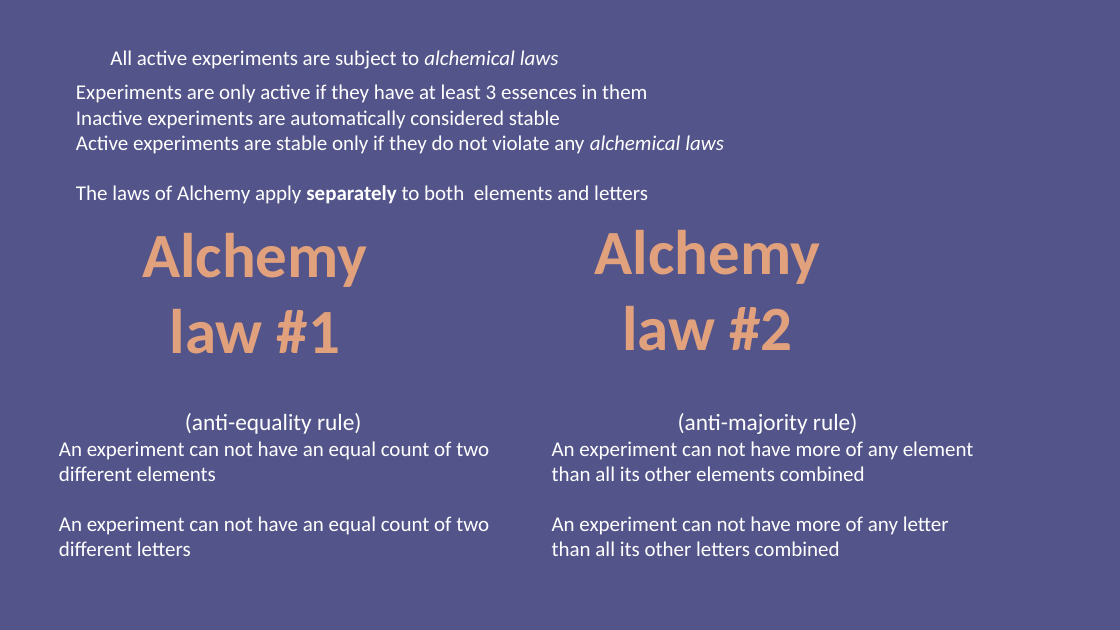
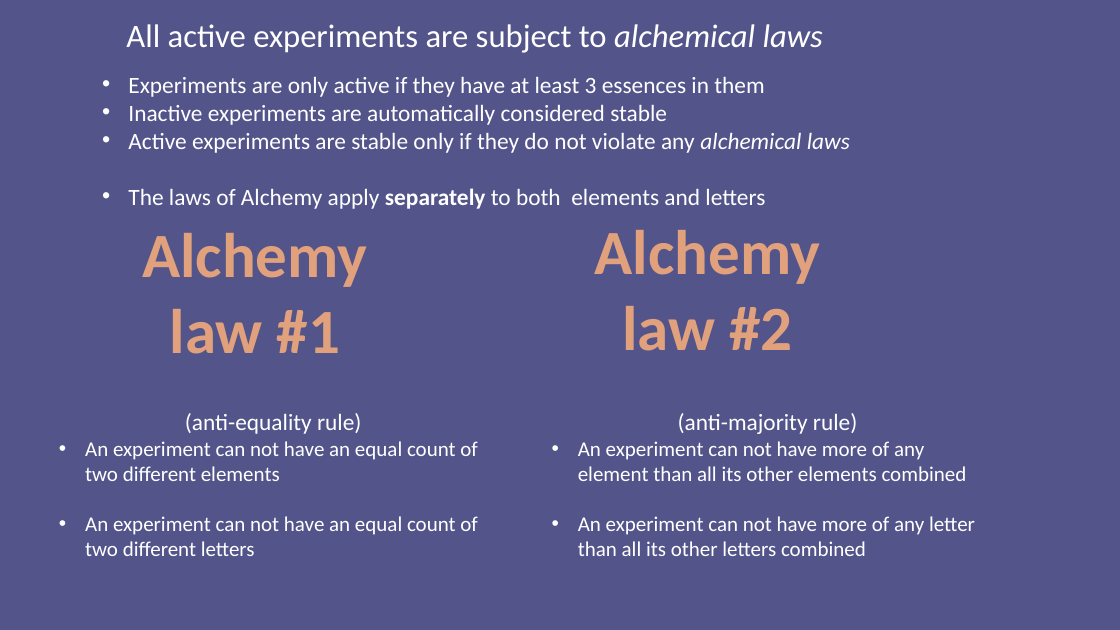
Before and after one commit to ninjacreeper47/Meriam-s-Trial, a slide deck: slide 3 of Assets/How to Play/Instructions.pptx. Drawn at 1120x630 pixels with LibreOffice and Linux fonts; fonts in the diff are those of the drawing. Boxes give left, top, right and bottom in pixels: in the first picture for what was removed or moved away, otherwise in the second. Text is boxed around its words. In the diff, an @@ line names an element or a change of style, - is before the commit and + after.

```diff
--- a/Assets/How to Play/Instructions.pptx
+++ b/Assets/How to Play/Instructions.pptx
@@ text "All active experiments are subject ...": place and size @@
-text "All active experiments are subject ..." at (110,50,559,69)
+text "All active experiments are subject ..." at (126,24,823,53)
@@ text "All active experiments are subject ..." at (126,24,823,53): size 18 to 28 pt @@
@@ text "Experiments are only active if ...": place and size @@
-text "Experiments are only active if ..." at (76,84,724,204)
+text "Experiments are only active if ..." at (128,77,850,209)
@@ text "Experiments are only active if ..." at (128,77,850,209): size 18 to 20 pt; bullet none to • @@
@@ text at (85,441,477,556): bullet none to • @@
@@ text at (578,441,975,556): bullet none to • @@
```
Also in this commit, not shown: 2 other slides changed, 5 other files.
